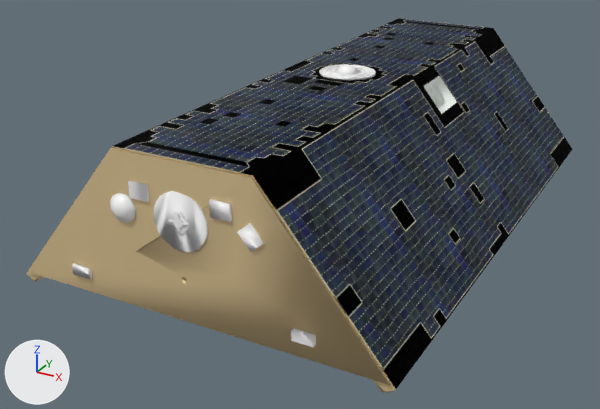
One commit to the glTF model site/models/grace.glb: the scene before it, then after it.
The view is the same before and after, from a camera (50 mm lens) standing at (4.83, -9.56, 3.94) and looking at (-0.41, -0.03, -0.83). Lighting does not change. The marker at lower left points along +X, +Y and +Z. The first picture is the older version. Where no turn or scale is listed for an object, it has been applied to the vertices.
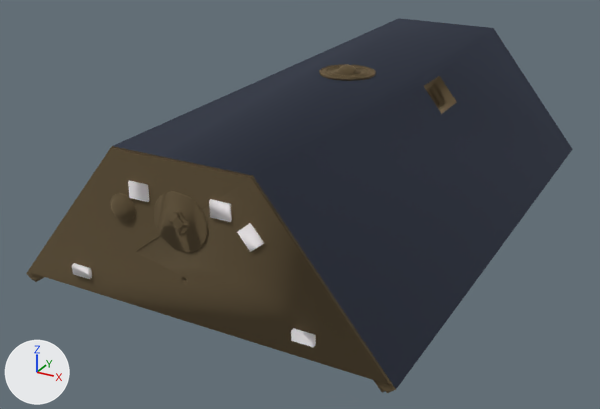
Location of each change, (x1, y1, x2, y2) in pixels of the pictures (600 x 409 px):
'Mesh .006', surface changed: (113, 18, 572, 389) in both
'Mesh', surface changed (beige to brown): (26, 37, 548, 393) in both

What changed in the scene script:
```text
Change mat_palettematerial001:
    remove # nodes: BsdfPrincipled, OutputMaterial, SeparateColor, TexImage x2
    remove # uses the picture img_palettebasecolor
    remove # uses the picture img_palettemetallicroughness
    nodes: BsdfPrincipled, OutputMaterial
    colours: brown #908064
Change mat_uv:
    remove mat_uv.texture = img_uv
    add mat_uv.base_color = (0.0685, 0.0802, 0.114)  # greyish blue #4a505f
```
